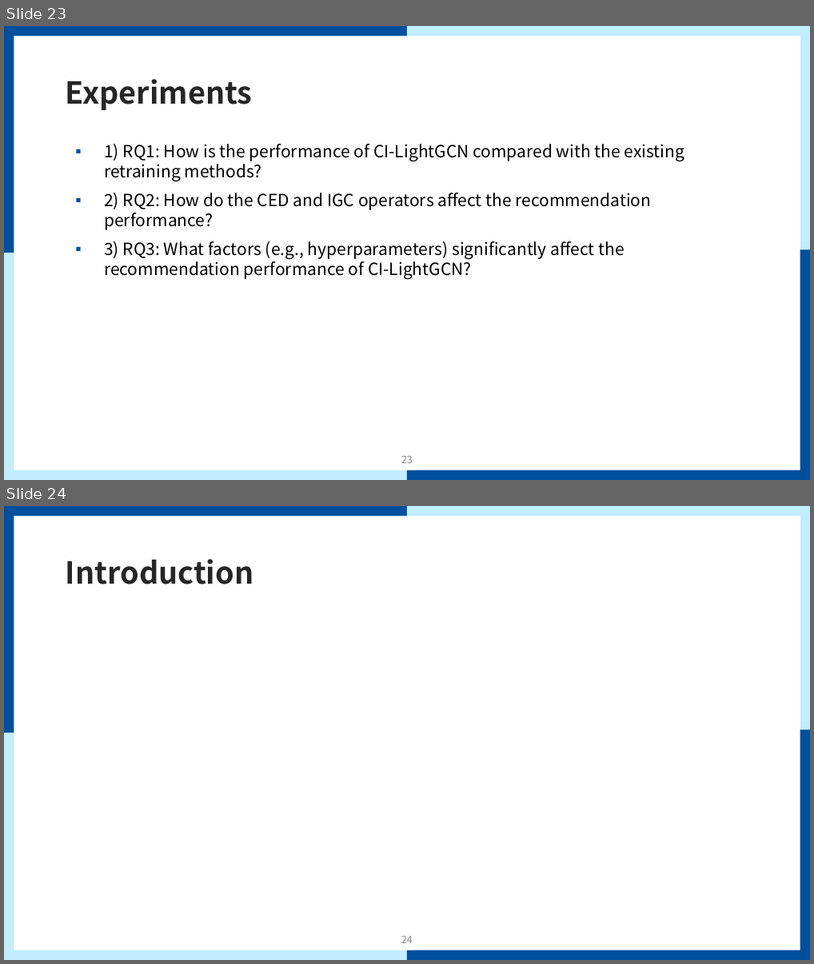
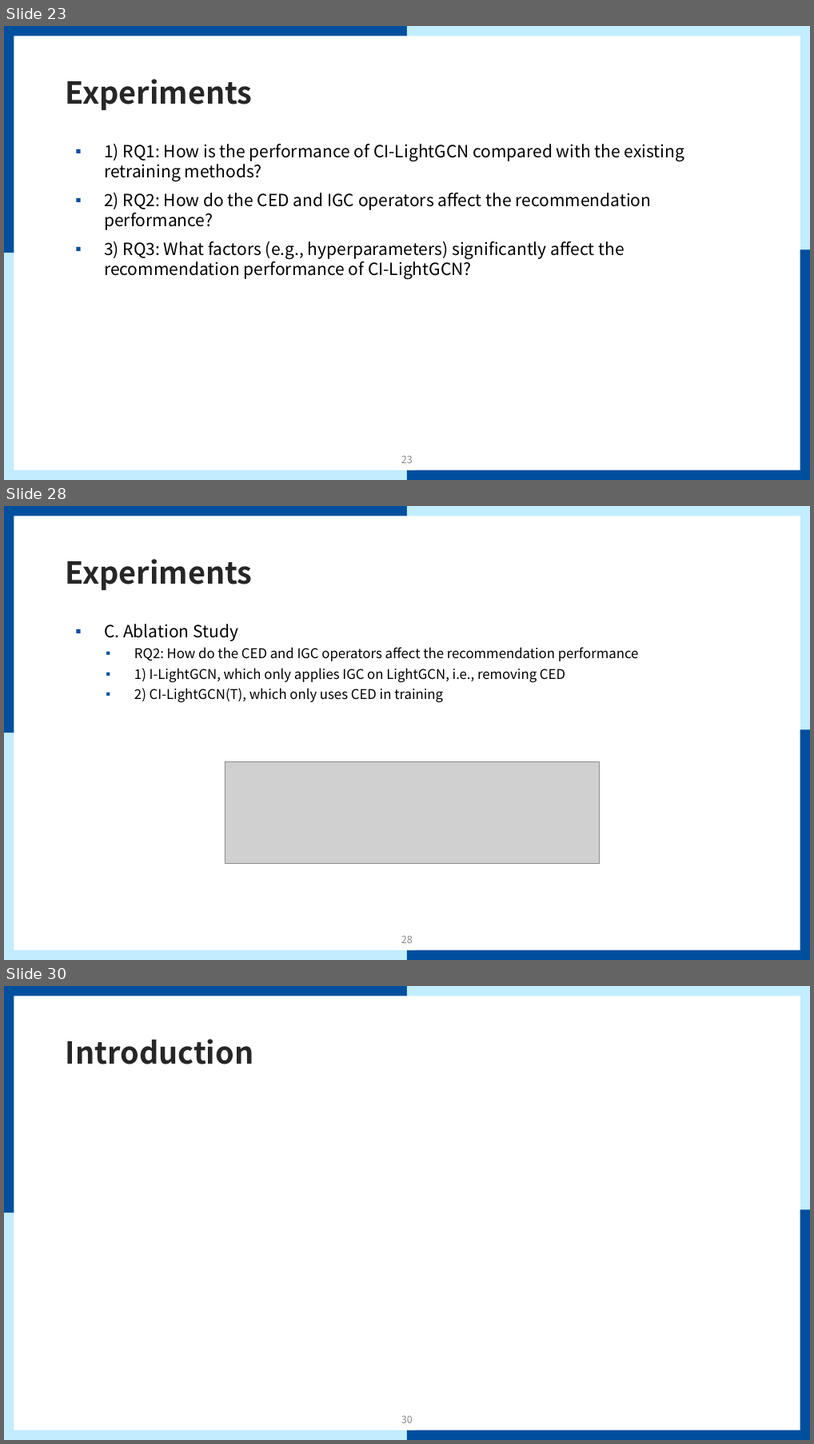
Before and after one commit to mmvv11/GraduateStudies, a slide deck: papers/review/Causal Incremental Graph Convolution for review.pptx. Shown one above the other, each under a label of ours: slides 23 and 24 before the commit, slides 23, 28 and 30 after it; the slides between them are not shown. The pictures are 814x964 and 814x1444 pixels, drawn with LibreOffice and Linux fonts; fonts in the diff are those of the drawing; grey boxes stand for pictures; background and template pictures are left out. Boxes give left, top, right and bottom in pixels: in the first picture for what was removed or moved away, otherwise in the second. Text is boxed around its words. In the diff, an @@ line names an element or a change of style, - is before the commit and + after.

Commit message:
causal 논문 experiments 부분 작성중

```diff
--- a/papers/review/Causal Incremental Graph Convolution for review.pptx
+++ b/papers/review/Causal Incremental Graph Convolution for review.pptx
@@ slide 28 added at (4, 506, 810, 960), background #FFFFFF; not listed: 9 template elements that a slide beside it also shows @@
@@ title added at (66, 559, 253, 590), 36 pt, text #262626, bold @@
+Experiments
@@ text added at (104, 624, 639, 703), 16 pt, text #000000 @@
+▪ C. Ablation Study
+  ▪ RQ2: How do the CED and IGC operators affect the recommendation performance
+  ▪ 1) I-LightGCN, which only applies IGC on LightGCN, i.e., removing CED
+  ▪ 2) CI-LightGCN(T), which only uses CED in training
@@ picture added at (225, 762, 600, 864) @@
@@ page number added at (402, 936, 413, 943), 12 pt, text #8C8C8C @@
+28
@@ what was slide 24 is now slide 30 @@
@@ page number at (402, 1416, 413, 1423): text changed @@
-24
+30
```
Also in this commit, not shown: 5 other slides added.
